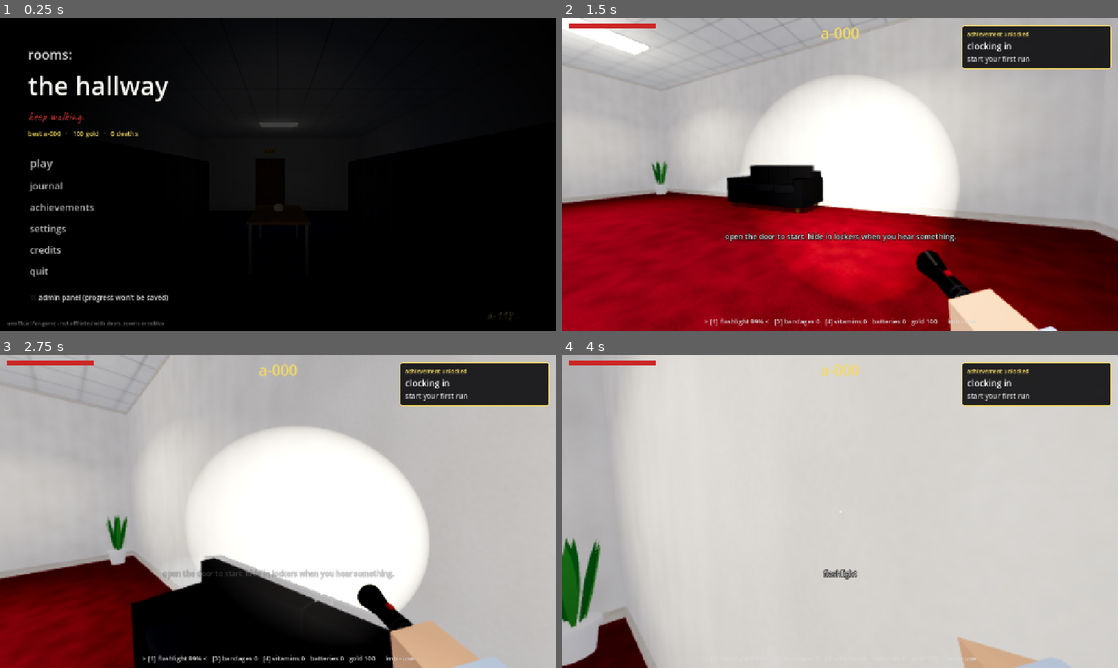
Above: before the commit, frames 1-4 (two rows, left to right).
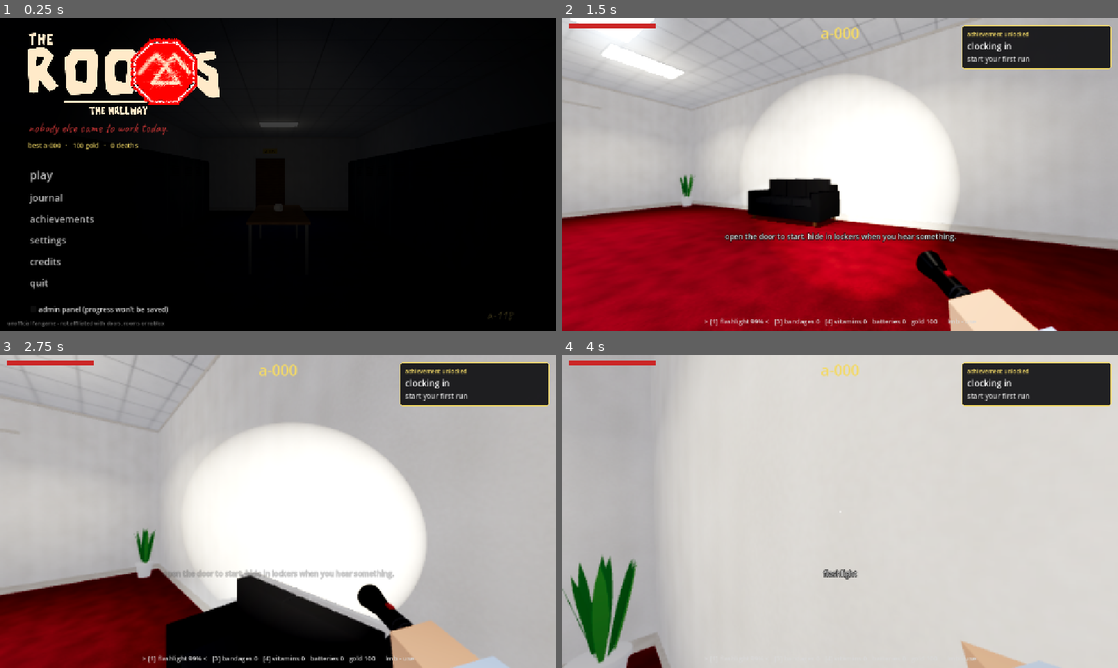
Above: after the commit, the same moments.

Repository: jhu7600codes/dir-projects
Game: Godot game, scene res://scenes/main_menu.tscn
Same seed, same stepped clock (60 frames per second), same inputs: the game is played once before the commit and once after it.
Inputs (mouse positions are in pixels of both pictures, inside the frame that each line leads up to):
- Up to frame 1 (0.25 s): no input
- Up to frame 2 (1.5 s): click "play" at 0.5 s; tap Enter at 1.25 s; move the mouse to (867, 174) at 1.27 s; hold W (move_forward) from 1.28 s (still down); hold C (crouch) from 1.28 s (still down); click (867, 174) at 1.42 s
- Up to frame 3 (2.75 s): keep holding W (move_forward); tap Space (jump) at 1.52, 2.27 s; move the mouse to (250, 511) at 2.02 s; release C (crouch) at 2.03 s; tap E (interact) at 2.1 s
- Up to frame 4 (4 s): keep holding W (move_forward); move the mouse to (851, 505) at 2.77 s; hold Mouse wheel down (item_next) 2.78-3.53 s; move the mouse to (834, 517) at 3.52 s; tap Mouse wheel up (item_prev) at 3.6 s; click (834, 517) at 3.67 s; tap Space (jump) at 3.77 s

The runs differ from the first frame. In frame 1, 7.3% of the frame differs, in the area x 5-40%, y 4-95%; in frame 2, 13%, in the area x 0-100%, y 0-100%; in frame 3, 11%; in frame 4, 10%.

Commit message:
Add jhulian's logo and icon, random taglines on the title screen
- logo replaces the text title and is used as the boot splash
- icon for the window, linux and windows (.ico); android launcher uses it
  on a white background (plus adaptive foreground/background layers)
- the red line under the logo is picked from 18 taglines each time

Co-Authored-By: Claude Opus 5.5 <noreply@anthropic.com>
Claude-Session: https://claude.ai/code/session_0199qGiBZCTPzV4D1wckxNrd

Diff:
--- a/rooms/assets/credits.json
+++ b/rooms/assets/credits.json
@@ -22,6 +22,7 @@
  ],
  "models": [],
  "other": [
+  "logo and icon by jhulian",
   "caveat font by the caveat project authors (sil open font license 1.1)",
   "placeholder textures and sounds are generated by the game",
   "entity art and sounds (if fetched) come from the doors and rooms wikis, personal use only"
--- a/rooms/project.godot
+++ b/rooms/project.godot
@@ -8,8 +8,13 @@
 config/description="unofficial fan game inspired by nicorocks5555's rooms and the rooms subfloor from doors"
 run/main_scene="res://scenes/main_menu.tscn"
 config/features=PackedStringArray("4.4", "Forward Plus")
-; the official rooms icon gets downloaded by tools/fetch_assets.py (it is not committed, see README)
-config/icon="res://assets/local/icon.png"
+config/icon="res://assets/branding/icon.png"
+config/windows_native_icon="res://assets/branding/icon.ico"
+boot_splash/bg_color=Color(0, 0, 0, 1)
+boot_splash/show_image=true
+boot_splash/image="res://assets/branding/logo.png"
+boot_splash/fullsize=false
+boot_splash/use_filter=true
 
 [autoload]
 
--- a/rooms/scripts/ui/main_menu.gd
+++ b/rooms/scripts/ui/main_menu.gd
@@ -13,12 +13,34 @@
 }
 """
 
+## the red handwritten line under the logo, a different one every time
+const TAGLINES := [
+	"keep walking.",
+	"don't stop.",
+	"the lights hum louder when you stop.",
+	"it's only a few more rooms.",
+	"hide when you hear it.",
+	"your badge just says worker.",
+	"freeze when it knocks.",
+	"same door. same sign. same door.",
+	"the exit is warm.",
+	"someone wrote on the walls.",
+	"did you hear that?",
+	"don't look back.",
+	"white means hide.",
+	"there is no a-1001.",
+	"clock in.",
+	"nobody else came to work today.",
+	"your feet hurt.",
+	"is that crackling getting closer?",
+]
+
 var _admin := false
 var _music: AudioStreamPlayer
 var _cam: Camera3D
 var _cam_start := Transform3D.IDENTITY
 var _t := 0.0
-var _title: Label
+var _title: Control
 var _flicker := 0.0
 
 
@@ -194,14 +216,16 @@
 	col.offset_right = 64 + 380
 	col.alignment = BoxContainer.ALIGNMENT_CENTER
 	add_child(col)
-	_title = UIKit.label("rooms:", 30, Color(0.85, 0.85, 0.85))
-	col.add_child(_title)
-	var big := UIKit.label("the hallway", 58, Color(0.97, 0.97, 0.95))
-	big.add_theme_color_override("font_outline_color", Color(0, 0, 0))
-	big.add_theme_constant_override("outline_size", 6)
-	col.add_child(big)
+	# the logo (assets/branding/logo.png)
+	var logo := TextureRect.new()
+	logo.texture = load("res://assets/branding/logo.png")
+	logo.expand_mode = TextureRect.EXPAND_IGNORE_SIZE
+	logo.stretch_mode = TextureRect.STRETCH_KEEP_ASPECT
+	logo.custom_minimum_size = Vector2(440, 440.0 * 811.0 / 1892.0)
+	col.add_child(logo)
+	_title = logo
 	var tag := Label.new()
-	tag.text = "keep walking."
+	tag.text = TAGLINES[randi() % TAGLINES.size()]
 	tag.add_theme_font_override("font", Assets.font("handwriting"))
 	tag.add_theme_font_size_override("font_size", 30)
 	tag.add_theme_color_override("font_color", Color(0.75, 0.2, 0.2))
Binary file added: rooms/assets/branding/android_adaptive_bg_432.png
Not shown, added: rooms/assets/branding/android_adaptive_bg_432.png.import
Binary file added: rooms/assets/branding/android_adaptive_fg_432.png
Not shown, added: rooms/assets/branding/android_adaptive_fg_432.png.import
Binary file added: rooms/assets/branding/android_icon_192.png
Not shown, added: rooms/assets/branding/android_icon_192.png.import
Binary file added: rooms/assets/branding/icon.ico
Binary file added: rooms/assets/branding/icon.png
Not shown, added: rooms/assets/branding/icon.png.import
Binary file added: rooms/assets/branding/logo.png
Not shown, added: rooms/assets/branding/logo.png.import
Not shown, changed: rooms/export_presets.cfg
(and 2 more such lines)
